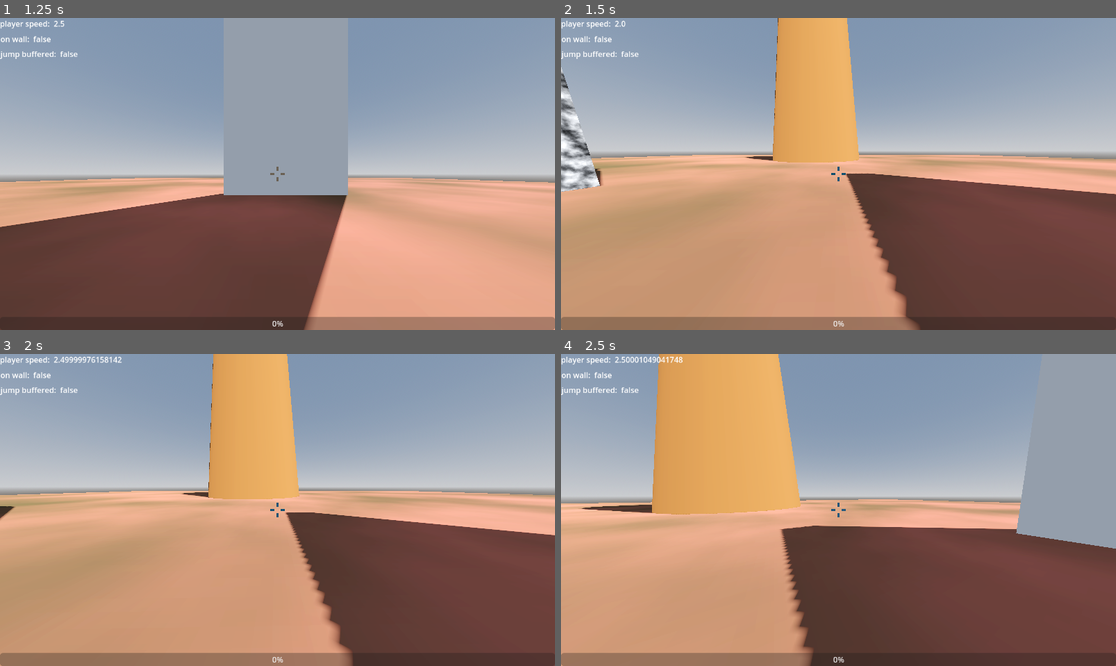
Above: before the commit, frames 1-4 (two rows, left to right).
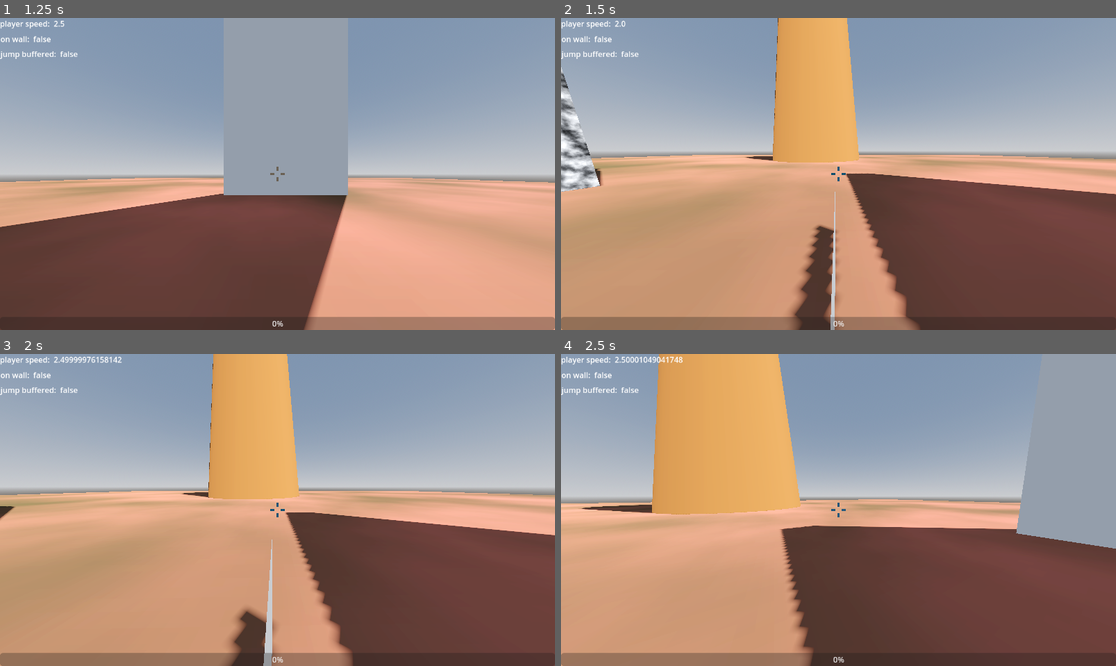
Above: after the commit, the same moments.

Repository: frederikhoheisel/pogotohell
Game: Godot game, scene res://level/test.tscn
The game is run twice, just before and just after one commit, with the same random seed, the same clock (stepped at 60 frames per second) and the same inputs.
Inputs (mouse positions are in pixels of both pictures, inside the frame that each line leads up to):
- Up to frame 1 (1.25 s): tap Enter at 0.5 s; move the mouse to (399, 158) at 0.52 s; hold D (right) from 0.53 s (still down); click (399, 158) at 0.67 s; tap Space (jump) at 0.77 s
- Up to frame 2 (1.5 s): move the mouse to (810, 174) at 1.27 s; release D (right) at 1.28 s; hold W (forward) from 1.28 s (still down)
- Up to frame 3 (2 s): keep holding W (forward); tap Space (jump) at 1.52 s
- Up to frame 4 (2.5 s): keep holding W (forward); move the mouse to (849, 503) at 2.02 s

Frame 1 is identical in both runs. In frame 2, 2.0% of the frame differs, in the area x 41-50%, y 55-100%; in frame 3, 1.4%; in frame 4, nothing differs.

Commit message:
some outline shader stuff

Diff:
--- a/pogo-to-hell/level/test.tscn
+++ b/pogo-to-hell/level/test.tscn
@@ -1,7 +1,8 @@
-[gd_scene load_steps=19 format=3 uid="uid://lwbfiwaigua3"]
+[gd_scene load_steps=20 format=3 uid="uid://lwbfiwaigua3"]
 
 [ext_resource type="PackedScene" uid="uid://cp0aw825yr8om" path="res://entities/player/player.tscn" id="1_dlp0f"]
 [ext_resource type="PackedScene" uid="uid://c1mxi56rrm2c4" path="res://ui/hud.tscn" id="2_8abgs"]
+[ext_resource type="PackedScene" uid="uid://4ndkdayx6bsf" path="res://ui/Screen_shader.tscn" id="3_sywkh"]
 
 [sub_resource type="ProceduralSkyMaterial" id="ProceduralSkyMaterial_dlp0f"]
 sky_horizon_color = Color(0.66224277, 0.6717428, 0.6867428, 1)
@@ -119,3 +120,5 @@
 operation = 2
 size = Vector3(20, 10, 20)
 material = SubResource("StandardMaterial3D_rsfpr")
+
+[node name="ScreenShader" parent="." instance=ExtResource("3_sywkh")]
--- /dev/null
+++ b/pogo-to-hell/level/test_hans.tscn
@@ -0,0 +1,94 @@
+[gd_scene load_steps=14 format=3 uid="uid://dj2jf17hpwxug"]
+
+[ext_resource type="PackedScene" uid="uid://4ndkdayx6bsf" path="res://ui/Screen_shader.tscn" id="1_cuaqy"]
+
+[sub_resource type="ProceduralSkyMaterial" id="ProceduralSkyMaterial_myg2k"]
+sky_horizon_color = Color(0.66224277, 0.6717428, 0.6867428, 1)
+ground_horizon_color = Color(0.66224277, 0.6717428, 0.6867428, 1)
+
+[sub_resource type="Sky" id="Sky_cuaqy"]
+sky_material = SubResource("ProceduralSkyMaterial_myg2k")
+
+[sub_resource type="Environment" id="Environment_cuaqy"]
+background_mode = 2
+sky = SubResource("Sky_cuaqy")
+tonemap_mode = 2
+glow_enabled = true
+
+[sub_resource type="WorldBoundaryShape3D" id="WorldBoundaryShape3D_myg2k"]
+
+[sub_resource type="Gradient" id="Gradient_yjnc3"]
+colors = PackedColorArray(0.2376962, 0.2135131, 0.09805807, 1, 0.74509805, 0.38039216, 0.30980393, 1)
+
+[sub_resource type="FastNoiseLite" id="FastNoiseLite_rrrws"]
+
+[sub_resource type="NoiseTexture2D" id="NoiseTexture2D_cuaqy"]
+noise = SubResource("FastNoiseLite_rrrws")
+color_ramp = SubResource("Gradient_yjnc3")
+seamless = true
+
+[sub_resource type="StandardMaterial3D" id="StandardMaterial3D_r6h6r"]
+albedo_texture = SubResource("NoiseTexture2D_cuaqy")
+
+[sub_resource type="PlaneMesh" id="PlaneMesh_yjnc3"]
+material = SubResource("StandardMaterial3D_r6h6r")
+size = Vector2(100, 100)
+
+[sub_resource type="FastNoiseLite" id="FastNoiseLite_idop5"]
+
+[sub_resource type="NoiseTexture2D" id="NoiseTexture2D_augfa"]
+width = 1000
+noise = SubResource("FastNoiseLite_idop5")
+
+[sub_resource type="StandardMaterial3D" id="StandardMaterial3D_f8ndg"]
+albedo_color = Color(1, 0.40392157, 0.2, 1)
+albedo_texture = SubResource("NoiseTexture2D_augfa")
+
+[node name="TestHans" type="Node3D"]
+
+[node name="DirectionalLight3D" type="DirectionalLight3D" parent="."]
+transform = Transform3D(-0.8660254, -0.43301278, 0.25, 0, 0.49999997, 0.86602545, -0.50000006, 0.75, -0.43301266, 0, 0, 0)
+shadow_enabled = true
+
+[node name="WorldEnvironment" type="WorldEnvironment" parent="."]
+environment = SubResource("Environment_cuaqy")
+
+[node name="Boden" type="StaticBody3D" parent="."]
+
+[node name="CollisionShape3D" type="CollisionShape3D" parent="Boden"]
+shape = SubResource("WorldBoundaryShape3D_myg2k")
+
+[node name="MeshInstance3D" type="MeshInstance3D" parent="Boden"]
+mesh = SubResource("PlaneMesh_yjnc3")
+
+[node name="CSGCombiner3D" type="CSGCombiner3D" parent="."]
+
+[node name="CSGBox3D" type="CSGBox3D" parent="CSGCombiner3D"]
+transform = Transform3D(12.54042, 0, 0, 0, 1, 0, 0, 0, 12.371774, 0, 0, 0.359841)
+material = SubResource("StandardMaterial3D_f8ndg")
+
+[node name="CSGCylinder3D" type="CSGCylinder3D" parent="CSGCombiner3D"]
+transform = Transform3D(1, 0, 0, 0, 1, 0, 0, 0, 1, -2.9133444, 1.1425319, 2.9845948)
+
+[node name="CSGCylinder3D4" type="CSGCylinder3D" parent="CSGCombiner3D"]
+transform = Transform3D(1, 0, 0, 0, 1, 0, 0, 0, 1, 1.7886434, 1.1425319, 2.9845948)
+
+[node name="CSGCylinder3D5" type="CSGCylinder3D" parent="CSGCombiner3D"]
+transform = Transform3D(1, 0, 0, 0, 1, 0, 0, 0, 1, 0.6855428, 1.1425319, 4.1010394)
+
+[node name="CSGCylinder3D3" type="CSGCylinder3D" parent="CSGCombiner3D"]
+transform = Transform3D(1, 0, 0, 0, 1, 0, 0, 0, 1, 1.5851817, 2.8913505, -0.115404606)
+
+[node name="CSGCylinder3D2" type="CSGCylinder3D" parent="CSGCombiner3D"]
+transform = Transform3D(1.8138573, 0, 0, 0, 4.003512, 0, 0, 0, 1.8784494, -2.9133444, 2.6014667, 0.088282585)
+
+[node name="CSGBox3D2" type="CSGBox3D" parent="CSGCombiner3D"]
+transform = Transform3D(1.6641011, 0, 0, 0, 1.5160238, -0.31332955, 0, 0.500203, 0.94964445, 3.2527704, 2.376112, 0)
+
+[node name="CSGBox3D3" type="CSGBox3D" parent="CSGCombiner3D"]
+transform = Transform3D(1.3315057, 0, -0.59981996, 0, 1.596412, 0, 0.99816084, 0, 0.8001351, -0.19154549, 3.208376, -2.1749725)
+
+[node name="Camera3D" type="Camera3D" parent="."]
+transform = Transform3D(1, 0, 0, 0, 0.87393343, 0.48604557, 0, -0.48604557, 0.87393343, 0, 4.3201857, 7.9126515)
+
+[node name="ScreenShader" parent="Camera3D" instance=ExtResource("1_cuaqy")]
--- /dev/null
+++ b/pogo-to-hell/shaders/outline.gdshader
@@ -0,0 +1,48 @@
+shader_type spatial;
+render_mode unshaded, cull_disabled, fog_disabled;
+
+
+uniform sampler2D screen_texture : hint_screen_texture, filter_linear_mipmap;
+uniform sampler2D depth_texture : hint_depth_texture, filter_nearest_mipmap;
+uniform sampler2D normal_texture : hint_normal_roughness_texture, filter_linear_mipmap;
+
+const float sobelx[9] = {
+	-1.0, 0.0, 1.0, -2.0, 0.0, 2.0, -1.0, 0.0, 1.0
+};
+
+const float sobely[9] = {
+	-1.0, -2.0, -1.0, 0.0, 0.0, 0.0, 1.0, 2.0, 1.0
+};
+
+void vertex() {
+  	POSITION = vec4(VERTEX.xy, 1.0, 1.0);
+}
+
+vec3 sobel(vec2 uv, vec2 pixel_size) {
+	vec3 res;
+	float horizontal = 0.0;
+	float vertical = 0.0;
+	horizontal += sobelx[0] * texture(depth_texture, uv + vec2(-pixel_size.x, -pixel_size.y), 2.0).x;
+	horizontal += sobelx[2] * texture(depth_texture, uv + vec2(pixel_size.x, - pixel_size.y), 2.0).x;
+	horizontal += sobelx[3] * texture(depth_texture, uv + vec2(-pixel_size.x, 0.0), 2.0).x;
+	horizontal += sobelx[5] * texture(depth_texture, uv + vec2(pixel_size.x, 0.0), 2.0).x;
+	horizontal += sobelx[6] * texture(depth_texture, uv + vec2(-pixel_size.x, pixel_size.y),2.0).x;
+	horizontal += sobelx[8] * texture(depth_texture, uv + vec2(pixel_size.x, pixel_size.y), 2.0).x;
+
+	vertical += sobely[0] * texture(depth_texture, uv + vec2(pixel_size.x, pixel_size.y), 2.0).x;
+	vertical += sobely[1] * texture(depth_texture, uv + vec2(0.0, -pixel_size.y), 2.0).x;
+	vertical += sobely[2] * texture(depth_texture, uv + vec2(pixel_size.x, -pixel_size.y), 2.0).x;
+	vertical += sobely[6] * texture(depth_texture, uv + vec2(-pixel_size.x, pixel_size.y), 2.0).x;
+	vertical += sobely[7] * texture(depth_texture, uv + vec2(0.0, pixel_size.y), 2.0).x;
+	vertical += sobely[8] * texture(depth_texture, uv + vec2(pixel_size.x, pixel_size.y), 2.0).x;
+
+	res.rgb += vec3(abs((dot(horizontal, horizontal)) + abs(dot(vertical, vertical))));
+	return res;
+}
+void fragment() {
+	vec4 color = texture(screen_texture, SCREEN_UV);
+	vec2 uv = SCREEN_UV;
+	//color.rgb -= sobel(uv, vec2(1.0/VIEWPORT_SIZE.x, 1.0/VIEWPORT_SIZE.y));
+
+	ALBEDO.rgb = texture(normal_texture, uv).rgb;
+}
--- /dev/null
+++ b/pogo-to-hell/shaders/shader_test1.gdshader
@@ -0,0 +1,18 @@
+shader_type spatial;
+
+uniform float color_r : hint_range(0.0, 1.0, 0.1);
+uniform float color_g : hint_range(0.0, 1.0, 0.1);
+uniform float color_b : hint_range(0.0, 1.0, 0.1);
+
+void vertex() {
+	// Called for every vertex the material is visible on.
+}
+
+void fragment() {
+	ALBEDO = vec3(color_r, color_g, color_b);
+}
+
+//void light() {
+//	// Called for every pixel for every light affecting the material.
+//	// Uncomment to replace the default light processing function with this one.
+//}
--- /dev/null
+++ b/pogo-to-hell/ui/Screen_shader.tscn
@@ -0,0 +1,16 @@
+[gd_scene load_steps=4 format=3 uid="uid://4ndkdayx6bsf"]
+
+[ext_resource type="Shader" uid="uid://bml0jk4a2l3s" path="res://shaders/outline.gdshader" id="1_xa4i0"]
+
+[sub_resource type="ShaderMaterial" id="ShaderMaterial_xa4i0"]
+render_priority = 0
+shader = ExtResource("1_xa4i0")
+
+[sub_resource type="QuadMesh" id="QuadMesh_3javi"]
+material = SubResource("ShaderMaterial_xa4i0")
+flip_faces = true
+size = Vector2(2, 2)
+
+[node name="ScreenShader" type="MeshInstance3D"]
+extra_cull_margin = 16384.0
+mesh = SubResource("QuadMesh_3javi")
--- a/pogo-to-hell/ui/hud.tscn
+++ b/pogo-to-hell/ui/hud.tscn
@@ -6,7 +6,7 @@
 [sub_resource type="ShaderMaterial" id="ShaderMaterial_546lt"]
 shader = ExtResource("2_276te")
 shader_parameter/thick = 0.03999999910592
-shader_parameter/hole = 0.09999998658880005
+shader_parameter/hole = 0.09999998658880004
 shader_parameter/halo_thickness = 0.01
 shader_parameter/size = 0.48999998904752
 shader_parameter/col = Color(0, 1, 1, 1)
Not shown, added: pogo-to-hell/shaders/outline.gdshader.uid
Not shown, added: pogo-to-hell/shaders/shader_test1.gdshader.uid
